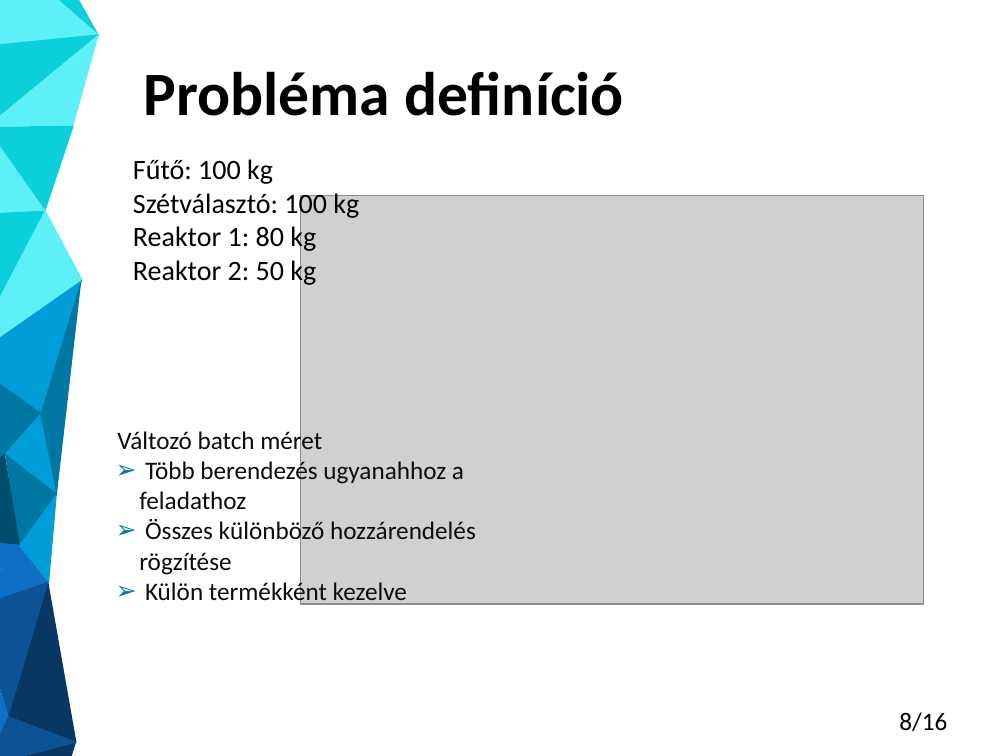
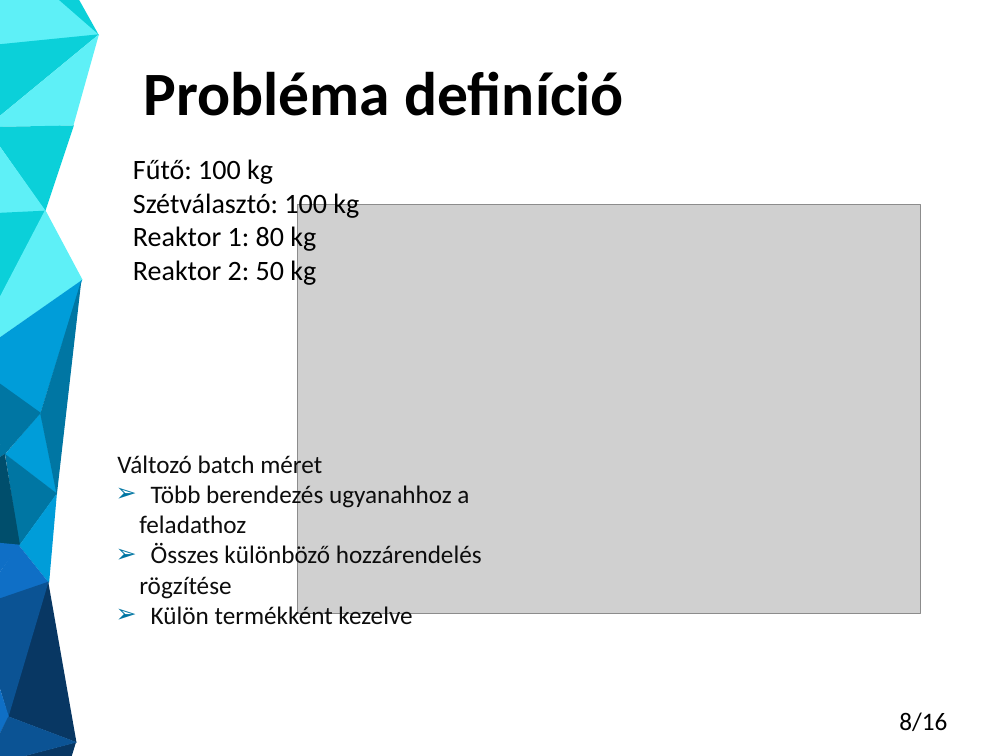
Before and after one commit to Gergo1912/Szakdolgozat, a slide deck: slide 8 of Molnar_Gergo_TDK_eloadas.pptx. Drawn at 1008x756 pixels with LibreOffice and Linux fonts; fonts in the diff are those of the drawing; grey boxes stand for pictures. Boxes give left, top, right and bottom in pixels: in the first picture for what was removed or moved away, otherwise in the second. Text is boxed around its words. In the diff, an @@ line names an element or a change of style, - is before the commit and + after.

```diff
--- a/Molnar_Gergo_TDK_eloadas.pptx
+++ b/Molnar_Gergo_TDK_eloadas.pptx
@@ picture: place and size @@
-picture at (300, 196, 923, 604)
+picture at (297, 205, 920, 613)
@@ text "Változó batch méret" rewrapped from (117, 428, 476, 606) to (117, 452, 482, 630) @@
```
Also in this commit, not shown: 3 other slides changed, 1 other file.
